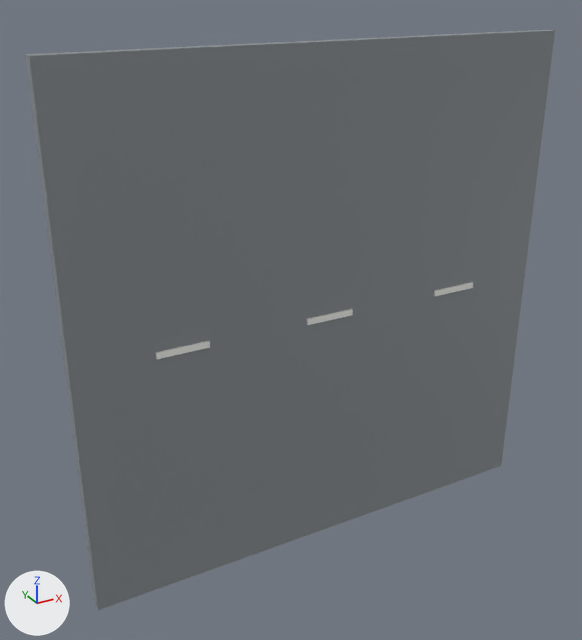
Renders of the glTF model public/models/city-pack/road_intersection.glb from each side of a commit.
Before and after are seen from a camera (50 mm lens) standing at (-7.48, -12.32, 6.15) and looking at (-0.63, 0.15, -0.09). Every picture has the same lights, and +X, +Y and +Z are marked at lower left. The picture after the commit comes second. Where no turn or scale is listed for an object, it has been applied to the vertices.

Objects in the first picture: 'g0', 'g1', 'g2', 'g3'.
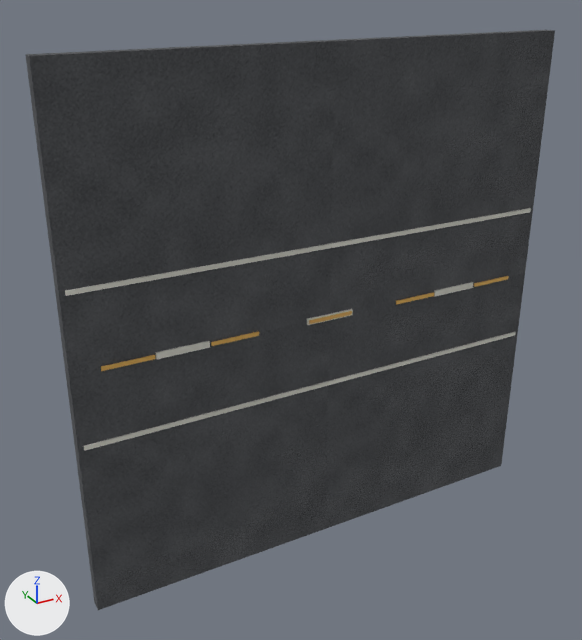
What differs and where, as boxes [x1, y1, x2, y2] in the pictures (582 x 640 px):
'g0', recoloured (grey to black): [25, 30, 555, 610] in both
'whitepaint', added: after [65, 208, 531, 451]
'yellowpaint', added: after [101, 276, 509, 371]
'g1', deleted: before [155, 341, 210, 359]
'g2', deleted: before [307, 309, 353, 325]
'g3', deleted: before [434, 282, 473, 296]

Edits to the bpy script that builds the scene:
```text
Add mat_asphalt:
    mat_asphalt = bpy.data.materials.new('asphalt')
    # uses the picture img_asphalt_base_51062be9aec7_png
    # uses the picture img_asphalt_metal_rough_146470cfa417_png
    # uses the picture img_asphalt_normal_4ac208dd8904_png
Add mat_whitepaint:
    mat_whitepaint = bpy.data.materials.new('whitepaint')
    # uses the picture img_whitepaint_base_509ef544cd50_png
    # uses the picture img_whitepaint_metal_rough_a94581c12ce5_png
    # uses the picture img_whitepaint_normal_609f8bf5633e_png
Add mat_yellowpaint:
    mat_yellowpaint = bpy.data.materials.new('yellowpaint')
    # uses the picture img_yellowpaint_base_96f1af3144ae_png
    # uses the picture img_yellowpaint_metal_rough_a4b6743ae357_png
    # uses the picture img_yellowpaint_normal_46d72933b447_png
Change me_g0:
    where me_g0.from_pydata(...)  # 8 vertices, 12 faces; spans x -5.0..5.0, y -0.24..0.0, z -5.0..5.0
    remove me_g0.materials.append(mat_defaultmaterial)
    me_g0 part 1: vertex colours changed
    add me_g0.materials.append(mat_asphalt)
Remove ob_g1:
    ob_g1 = bpy.data.objects.new('g1', me_g1)
Remove ob_g2:
    ob_g2 = bpy.data.objects.new('g2', me_g2)
Remove ob_g3:
    ob_g3 = bpy.data.objects.new('g3', me_g3)
Add ob_whitepaint:
    ob_whitepaint = bpy.data.objects.new('whitepaint', me_whitepaint)  # a box spanning x -3.5..-2.5, y -0.28..-0.24, z -0.06..0.06; a box spanning x -0.5..0.5, y -0.28..-0.24, z -0.06..0.06; a box spanning x 2.5..3.5, y -0.28..-0.24, z -0.06..0.06; a box spanning x -4.9..4.9, y -0.27..-0.24, z -1.47..-1.39; a box spanning x -4.9..4.9, y -0.27..-0.24, z 1.39..1.47
    ob_whitepaint.location = (0.0, 0.0, 0.0)
Add ob_yellowpaint:
    ob_yellowpaint = bpy.data.objects.new('yellowpaint', me_yellowpaint)  # a box spanning x -4.47..-3.53, y -0.29..-0.27, z -0.04..0.04; a box spanning x -2.47..-1.53, y -0.29..-0.27, z -0.04..0.04; a box spanning x -0.47..0.47, y -0.29..-0.27, z -0.04..0.04; a box spanning x 1.53..2.47, y -0.29..-0.27, z -0.04..0.04; a box spanning x 3.53..4.47, y -0.29..-0.27, z -0.04..0.04
    ob_yellowpaint.location = (0.0, 0.0, 0.0)
```
